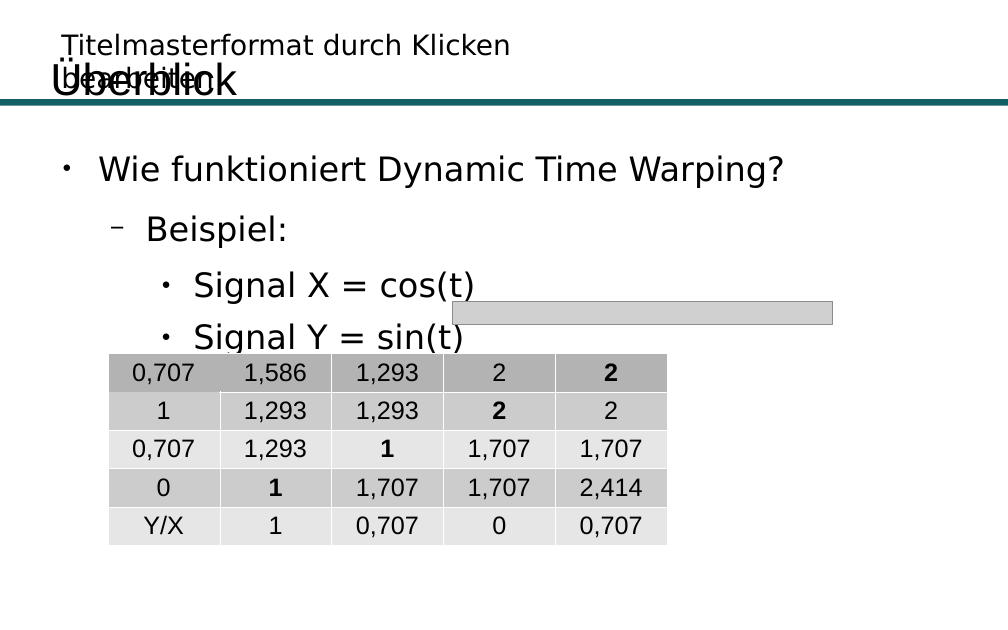
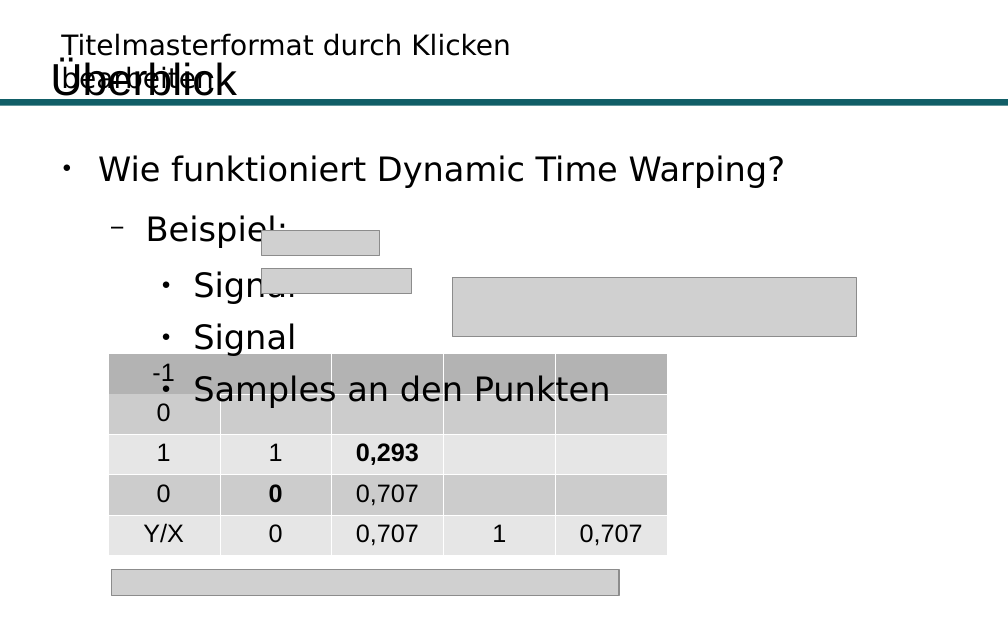
Before and after one commit to Hirnschwamm/DTW, a slide deck: slide 60 of Präsentation.odp. Drawn at 1008x630 pixels with LibreOffice and Linux fonts; fonts in the diff are those of the drawing; grey boxes stand for pictures; background and template pictures are left out. Boxes give left, top, right and bottom in pixels: in the first picture for what was removed or moved away, otherwise in the second. Text is boxed around its words. In the diff, an @@ line names an element or a change of style, - is before the commit and + after.

Commit message:
Updated presentation

```diff
--- a/Präsentation.odp
+++ b/Präsentation.odp
@@ picture added at [262, 230, 380, 255] @@
@@ text at [193, 269, 296, 356]: text changed @@
-    ● Signal X = cos(t)
-    ● Signal Y = sin(t)
+    ● Signal
+    ● Signal
@@ picture added at [262, 268, 411, 293] @@
@@ picture: place and size @@
-picture at [453, 301, 834, 325]
+picture at [453, 278, 857, 337]
@@ table at [108, 353, 667, 550] @@
-row 1: 0,707 | 1,586 | 1,293 | 2 | 2
+row 1: -1 |  |  |  | 
-row 2: 1 | 1,293 | 1,293 | 2 | 2
+row 2: 0 |  |  |  | 
-row 3: 0,707 | 1,293 | 1 | 1,707 | 1,707
+row 3: 1 | 1 | 0,293 |  | 
-row 4: 0 | 1 | 1,707 | 1,707 | 2,414
+row 4: 0 | 0 | 0,707 |  | 
-row 5, column 2: 1
+row 5, column 2: 0
-row 5, column 4: 0
+row 5, column 4: 1
@@ picture added at [111, 570, 619, 596] @@
```
Also in this commit, not shown: 14 other slides changed.
